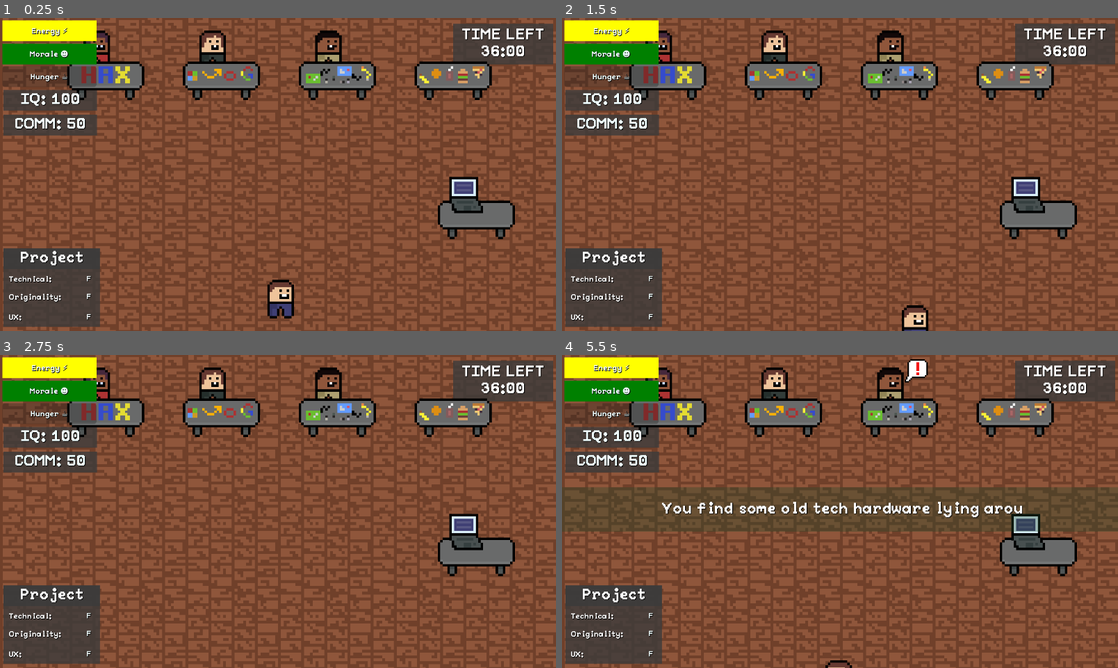
Above: before the commit, frames 1-4 (two rows, left to right).
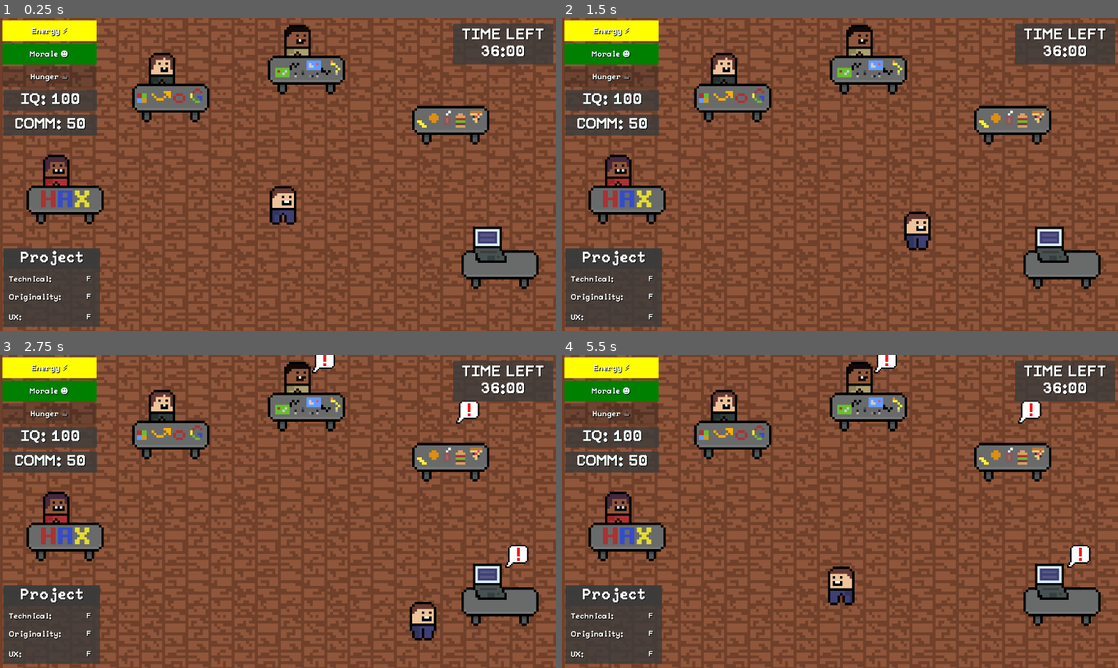
Above: after the commit, the same moments.

Repository: yuwex/bitcamp2025
Game: Godot game, scene res://scenes/game/main.tscn
Two runs of this game, one before a commit and one after it. Both use one fixed random seed, a clock stepped at 60 frames per second and the inputs below.
Inputs:
- Up to frame 1 (0.25 s): no input
- Up to frame 2 (1.5 s): tap Enter at 0.5 s; hold D (right) 0.53-1.28 s; tap Space (interact) at 0.6 s; hold S (down) from 1.28 s (still down); tap Shift (sprint) at 1.35 s
- Up to frame 3 (2.75 s): release S (down) at 2.03 s; hold D (right) from 2.03 s (still down); tap Space (interact) at 2.1 s
- Up to frame 4 (5.5 s): release D (right) at 2.78 s; hold W (up) 2.78-3.53 s; tap Shift (sprint) at 2.85, 4.35 s; hold A (left) 3.53-5.03 s; tap Space (interact) at 3.6, 5.1 s; hold S (down) from 5.03 s (still down)

The runs differ from the first frame. In frame 1, 16% of the frame differs, in the area x 4-97%, y 2-96%; in frame 2, 16%; in frame 3, 16%; in frame 4, 29%, in the area x 0-100%, y 0-100%.

Commit message:
fixes
z indexing
add ui

Diff:
--- a/scenes/game/main.tscn
+++ b/scenes/game/main.tscn
@@ -206,34 +206,45 @@
 region_enabled = true
 region_rect = Rect2(0, 0, 32, 32)
 
-[node name="WorkshopStation" parent="." instance=ExtResource("4_uaf1y")]
-position = Vector2(-320, -197)
+[node name="Timer" type="Timer" parent="."]
+wait_time = 0.5
+autostart = true
+
+[node name="Y-Sorted" type="Node2D" parent="."]
+y_sort_enabled = true
+position = Vector2(587, 411)
+
+[node name="WorkshopStation" parent="Y-Sorted" instance=ExtResource("4_uaf1y")]
+y_sort_enabled = true
+position = Vector2(-453, -55)
 station_type = 4
 
-[node name="SponsorStation" parent="." instance=ExtResource("4_uaf1y")]
-position = Vector2(-80, -197)
+[node name="SponsorStation" parent="Y-Sorted" instance=ExtResource("4_uaf1y")]
+y_sort_enabled = true
+position = Vector2(-234, -266)
 station_type = 1
 npc_texture = ExtResource("4_iba00")
 
-[node name="HardwareStation" parent="." instance=ExtResource("4_uaf1y")]
-position = Vector2(160, -197)
+[node name="HardwareStation" parent="Y-Sorted" instance=ExtResource("4_uaf1y")]
+y_sort_enabled = true
+position = Vector2(47, -324)
 station_type = 3
 npc_texture = ExtResource("5_j7lav")
 
-[node name="FoodStation" parent="." instance=ExtResource("4_uaf1y")]
-position = Vector2(400, -197)
+[node name="FoodStation" parent="Y-Sorted" instance=ExtResource("4_uaf1y")]
+y_sort_enabled = true
+position = Vector2(346, -220)
 station_type = 2
 
-[node name="HackingStation" parent="." instance=ExtResource("4_uaf1y")]
-position = Vector2(448, 91)
+[node name="HackingStation" parent="Y-Sorted" instance=ExtResource("4_uaf1y")]
+y_sort_enabled = true
+position = Vector2(448, 79)
 npc_texture = ExtResource("2_oekm8")
 
-[node name="Player" parent="." instance=ExtResource("3_yd8kv")]
-position = Vector2(324, 484)
-
-[node name="Timer" type="Timer" parent="."]
-autostart = true
+[node name="Player" parent="Y-Sorted" instance=ExtResource("3_yd8kv")]
+y_sort_enabled = true
 
 [node name="Statsdisplay" parent="." instance=ExtResource("7_g38uy")]
+z_index = 2
 
 [connection signal="timeout" from="Timer" to="." method="_on_timer_timeout"]
--- a/scenes/player/player.tscn
+++ b/scenes/player/player.tscn
@@ -81,11 +81,11 @@
 script = ExtResource("1_dovo2")
 
 [node name="AnimatedSprite2D" type="AnimatedSprite2D" parent="."]
-position = Vector2(260, 98)
+position = Vector2(2.00003, -23)
 scale = Vector2(5, 5)
 sprite_frames = SubResource("SpriteFrames_qek5x")
 animation = &"walk_right"
 
 [node name="CollisionShape2D" type="CollisionShape2D" parent="."]
-position = Vector2(257.5, 120.5)
+position = Vector2(-0.5, -0.5)
 shape = SubResource("RectangleShape2D_gmlin")
--- a/scenes/station/station interaction/interact.gd
+++ b/scenes/station/station interaction/interact.gd
@@ -7,13 +7,14 @@
 var interfaceScene = preload("res://scenes/station/event interface/eventinterface.tscn")
 var interface
 
-func _on_area_entered(area: Area2D) -> void:
-	in_zone = true
-	print(in_zone)
+func _on_body_entered(body: Node2D) -> void:
 
-func _on_area_exited(area: Area2D) -> void:
-	in_zone = false
-	print(in_zone)
+	if body is CharacterBody2D:
+		in_zone = true
+
+func _on_body_exited(body: Node2D) -> void:
+	if body is CharacterBody2D:
+		in_zone = false
 
 func _process(delta: float) -> void:
 	if in_zone and Input.is_action_just_pressed("interact") and has_event:
--- a/scenes/station/station.gd
+++ b/scenes/station/station.gd
@@ -36,10 +36,6 @@
 		npc_sprite.position = Vector2(npc_sprite.position[0] - 5, npc_sprite.position[1] + 10)
 		npc_sprite.z_index += 1
 
-
-
-
-
 func _on_start_events(events: Array[Event]):
 	for event in events:
 		if event.station == station_type:
--- a/scenes/station/station.tscn
+++ b/scenes/station/station.tscn
@@ -17,7 +17,7 @@
 [node name="NPCSprite" type="Sprite2D" parent="."]
 y_sort_enabled = true
 texture_filter = 1
-position = Vector2(523, 263)
+position = Vector2(-14.9999, -33)
 scale = Vector2(5, 5)
 texture = ExtResource("3_5a57x")
 region_enabled = true
@@ -27,27 +27,27 @@
 collision_mask = 0
 
 [node name="Collider" type="CollisionShape2D" parent="TableCollisions"]
-position = Vector2(539, 327.5)
+position = Vector2(1, 31.5)
 shape = SubResource("RectangleShape2D_2tl6a")
 
 [node name="Table" type="Area2D" parent="."]
 collision_mask = 0
 
 [node name="Collider" type="CollisionShape2D" parent="Table"]
-position = Vector2(539, 327.5)
+position = Vector2(1, 31.5)
 shape = SubResource("RectangleShape2D_2tl6a")
 
 [node name="Radius" type="Area2D" parent="Table"]
 script = ExtResource("4_5a57x")
 
 [node name="CollisionShape2D" type="CollisionShape2D" parent="Table/Radius"]
-position = Vector2(539, 302)
+position = Vector2(1, 6)
 shape = SubResource("CircleShape2D_2tl6a")
 
 [node name="TableSprite" type="Sprite2D" parent="."]
 y_sort_enabled = true
 texture_filter = 1
-position = Vector2(539, 327)
+position = Vector2(1.00006, 31)
 scale = Vector2(5, 5)
 texture = ExtResource("2_2tl6a")
 region_enabled = true
@@ -55,11 +55,13 @@
 
 [node name="Notification" type="Sprite2D" parent="."]
 texture_filter = 1
-position = Vector2(574, 230)
+position = Vector2(-18, 23)
 scale = Vector2(3, 3)
 texture = ExtResource("2_2tl6a")
+centered = false
+offset = Vector2(10, -40)
 region_enabled = true
 region_rect = Rect2(48, 0, 16, 16)
 
-[connection signal="area_entered" from="Table/Radius" to="Table/Radius" method="_on_area_entered"]
-[connection signal="area_exited" from="Table/Radius" to="Table/Radius" method="_on_area_exited"]
+[connection signal="body_entered" from="Table/Radius" to="Table/Radius" method="_on_body_entered"]
+[connection signal="body_exited" from="Table/Radius" to="Table/Radius" method="_on_body_exited"]
Not shown: 1 places in scenes/game/main.tscn that only renumber resources
